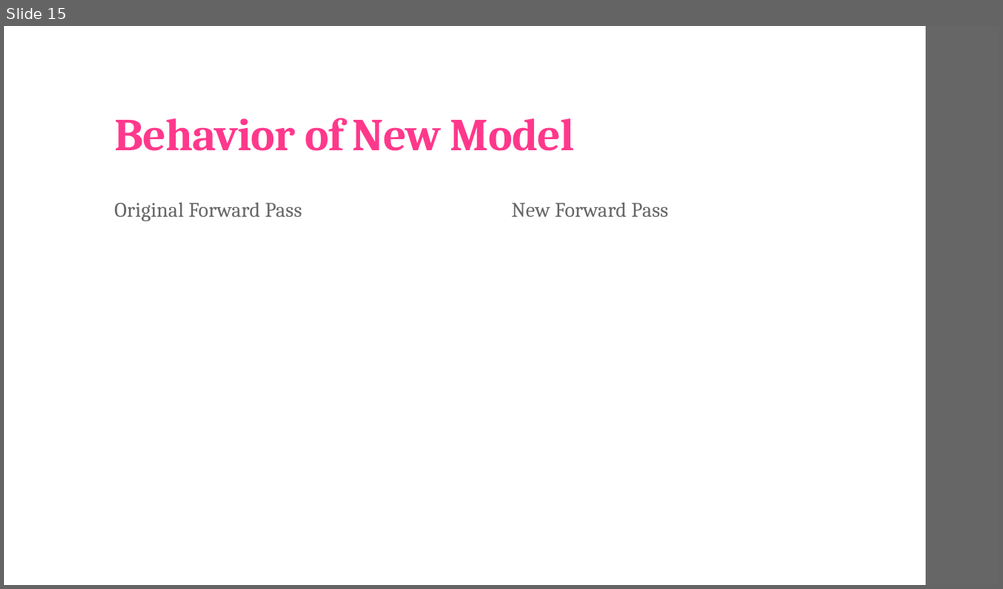
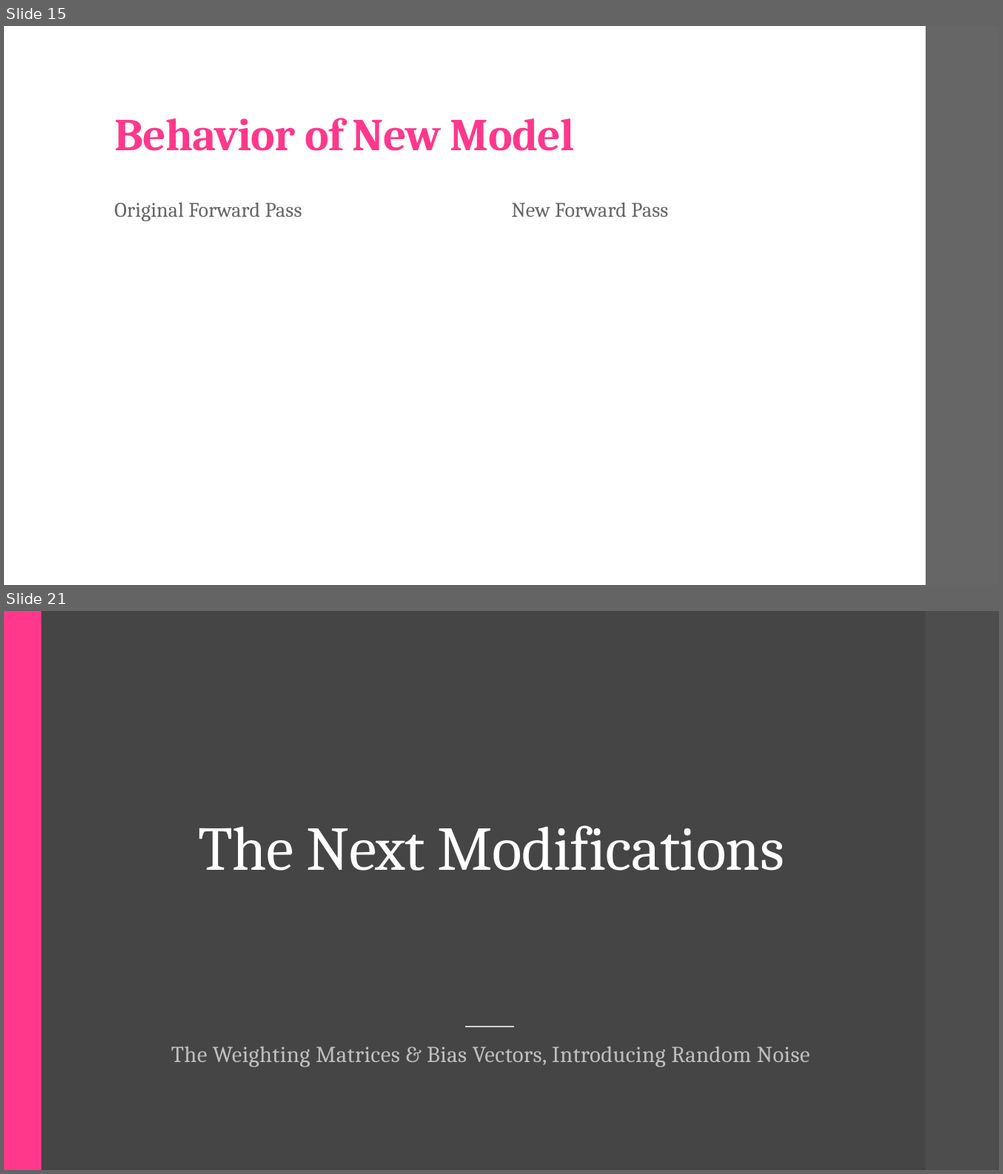
Before and after one commit to landonbuell/Convolutional-Neural-Networks, a slide deck: Presentations/02_04_2020/Modifying Layer Activations.pptx. Shown one above the other, each under a label of ours: slide 15 before the commit, slides 15 and 21 after it; the slides between them are not shown. The pictures are 1003x589 and 1003x1174 pixels, drawn with LibreOffice and Linux fonts; fonts in the diff are those of the drawing; grey boxes stand for pictures. Boxes give left, top, right and bottom in pixels: in the first picture for what was removed or moved away, otherwise in the second. Text is boxed around its words. In the diff, an @@ line names an element or a change of style, - is before the commit and + after.

```diff
--- a/Presentations/02_04_2020/Modifying Layer Activations.pptx
+++ b/Presentations/02_04_2020/Modifying Layer Activations.pptx
@@ slide 21 added at [4, 611, 999, 1170], background #454545 @@
@@ rectangle added at [4, 611, 41, 1170], fill #FF388C @@
@@ rectangle added at [925, 611, 999, 1170], fill #4D4D4D @@
@@ title added at [199, 826, 784, 871], 60 pt, text #FFFFFF @@
+The Next Modifications
@@ line added from (514, 1027) to (465, 1027), #D2D2D2 1 pt @@
@@ text added at [171, 1046, 810, 1068], 22 pt, text #BFBFBF @@
+The Weighting Matrices & Bias Vectors, Introducing Random Noise
```
Also in this commit, not shown: 4 slides changed, 9 other slides added, 5 other files.
